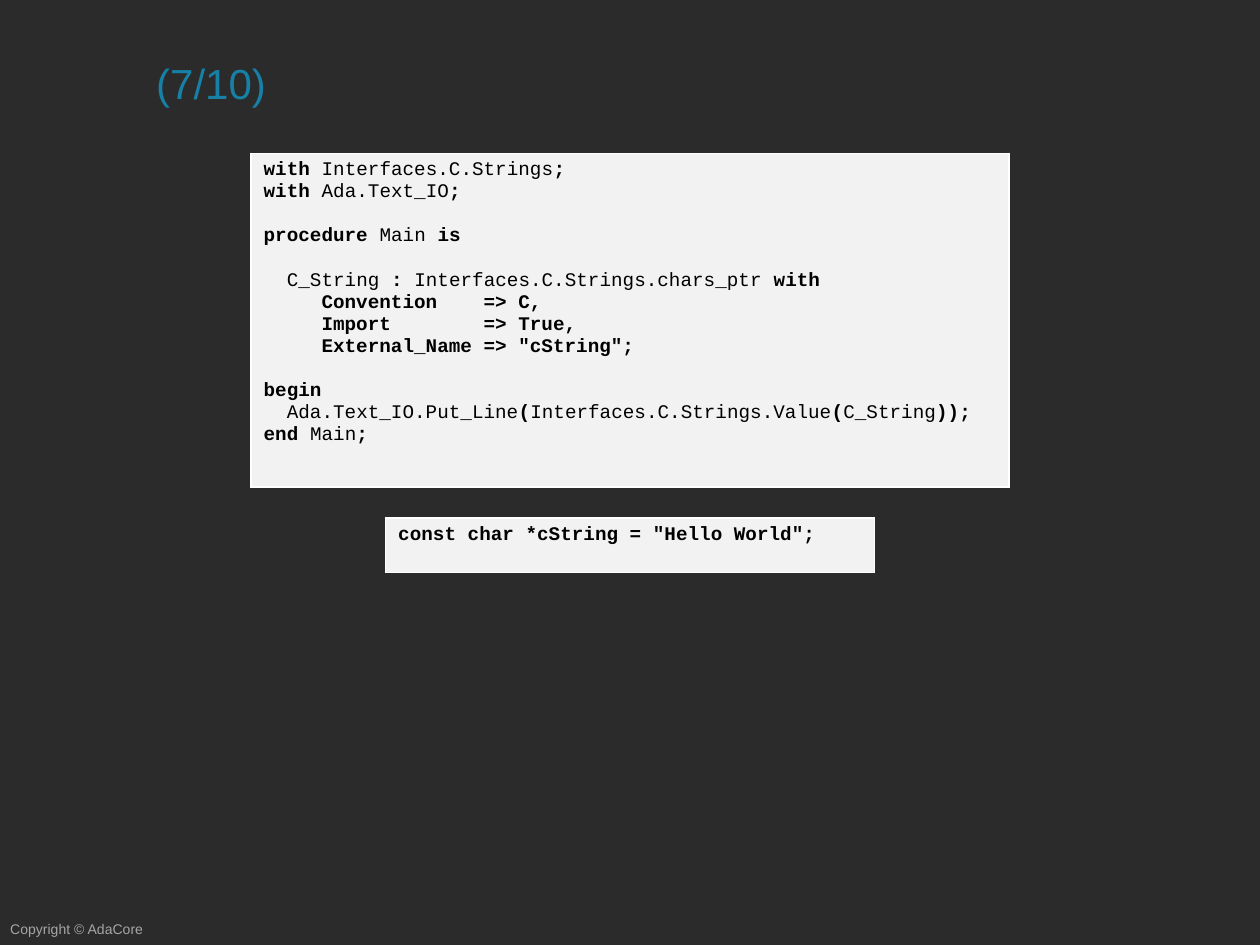
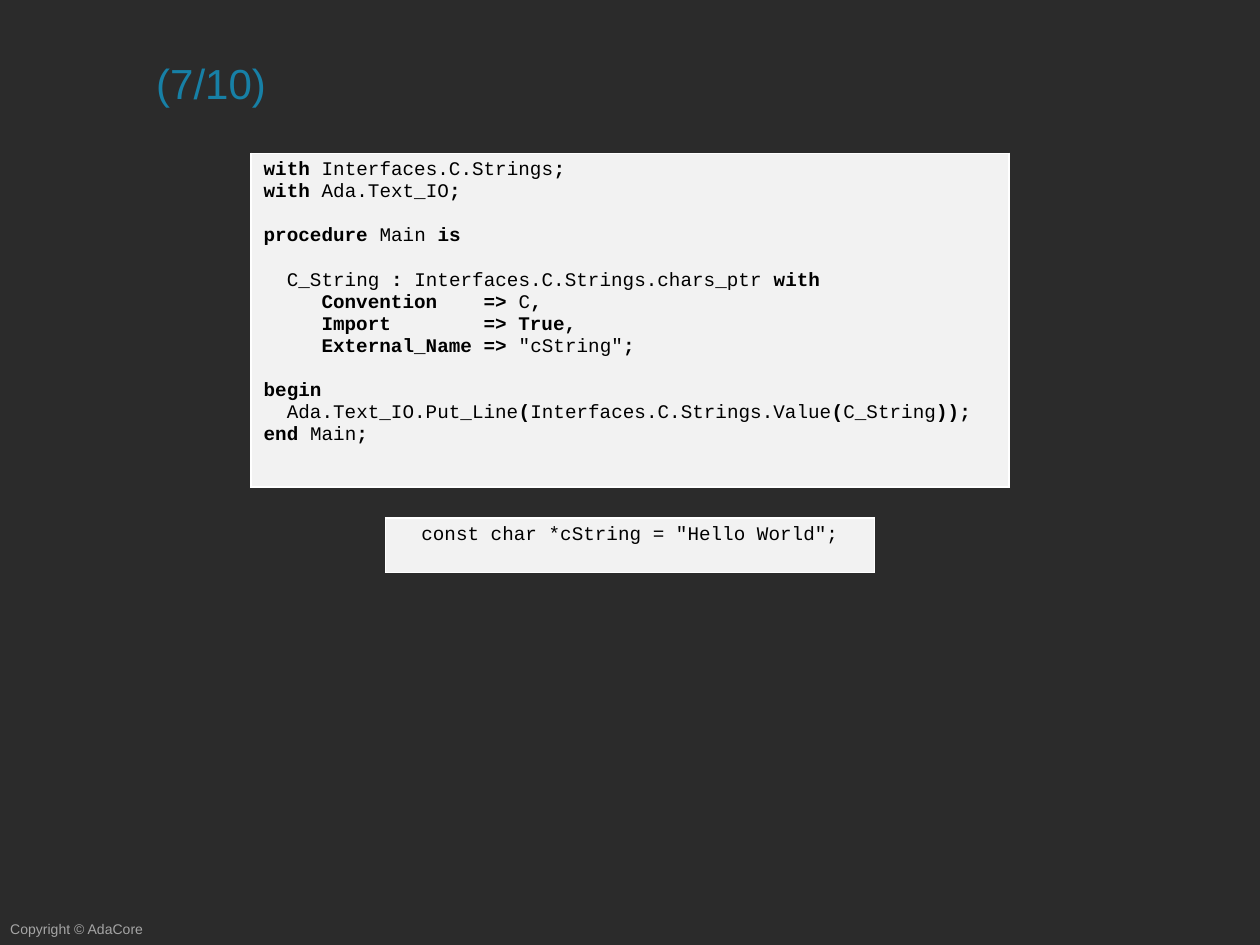
Before and after one commit to AdaCoreU/Courses, a slide deck: slide 29 of lectures/04_Mixed_Language_Programming_In_Ada/02_Ada_and_C/Slides/02_Ada_And_C.pptx. Drawn at 1260x945 pixels with LibreOffice and Linux fonts; fonts in the diff are those of the drawing; background and template pictures are left out; a plain dark background stands for a picture behind light text. Boxes give left, top, right and bottom in pixels: in the first picture for what was removed or moved away, otherwise in the second. Text is boxed around its words. In the diff, an @@ line names an element or a change of style, - is before the commit and + after.

```diff
--- a/lectures/04_Mixed_Language_Programming_In_Ada/02_Ada_and_C/Slides/02_Ada_And_C.pptx
+++ b/lectures/04_Mixed_Language_Programming_In_Ada/02_Ada_and_C/Slides/02_Ada_And_C.pptx
@@ table at bbox=[251, 154, 1008, 488] @@
@@ bold off in "C,", ""cString";" @@
@@ table at bbox=[386, 518, 874, 573] @@
@@ bold off @@
@@ alignment left to centre @@
```
Also in this commit, not shown: 27 other slides changed, 1 other file.
